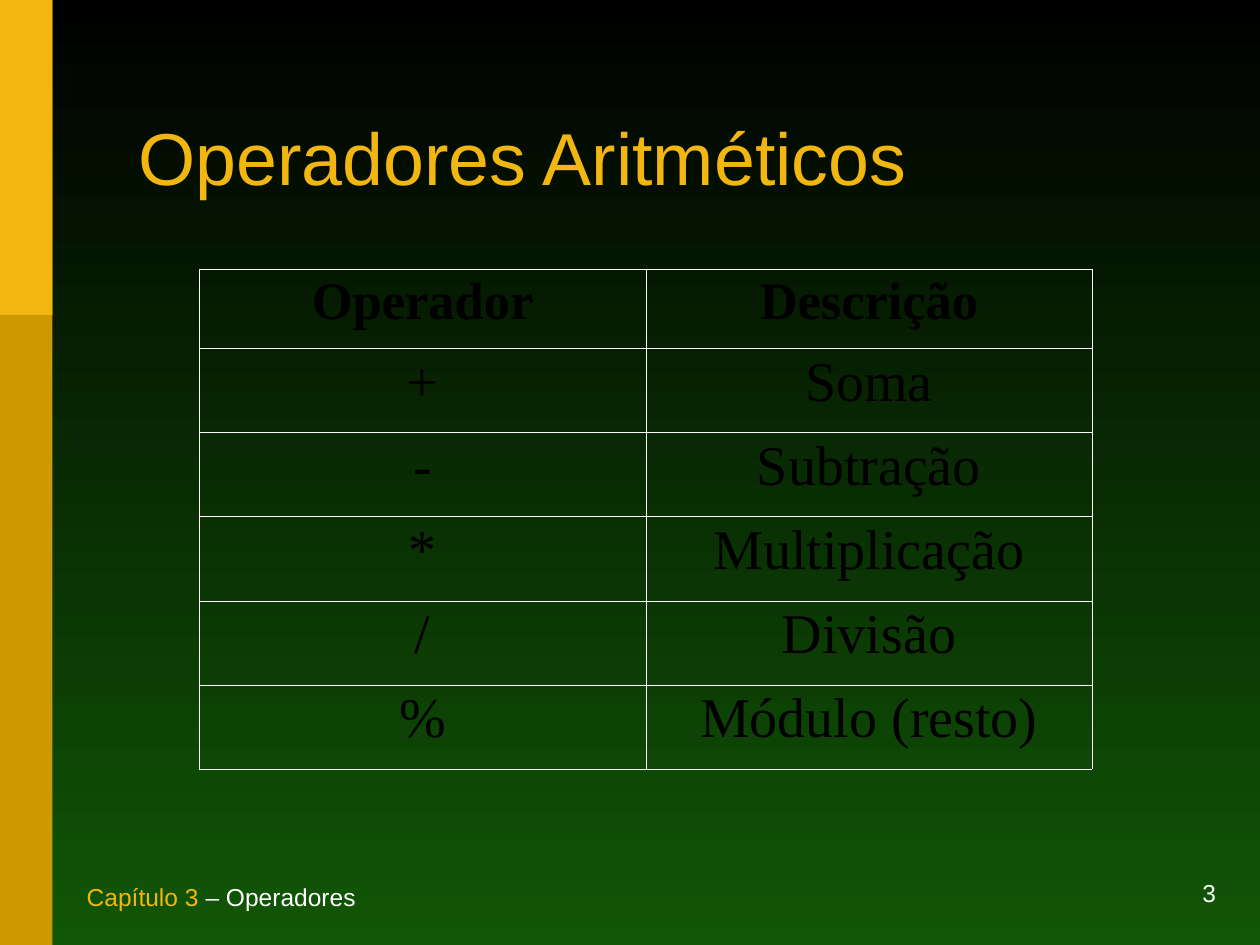
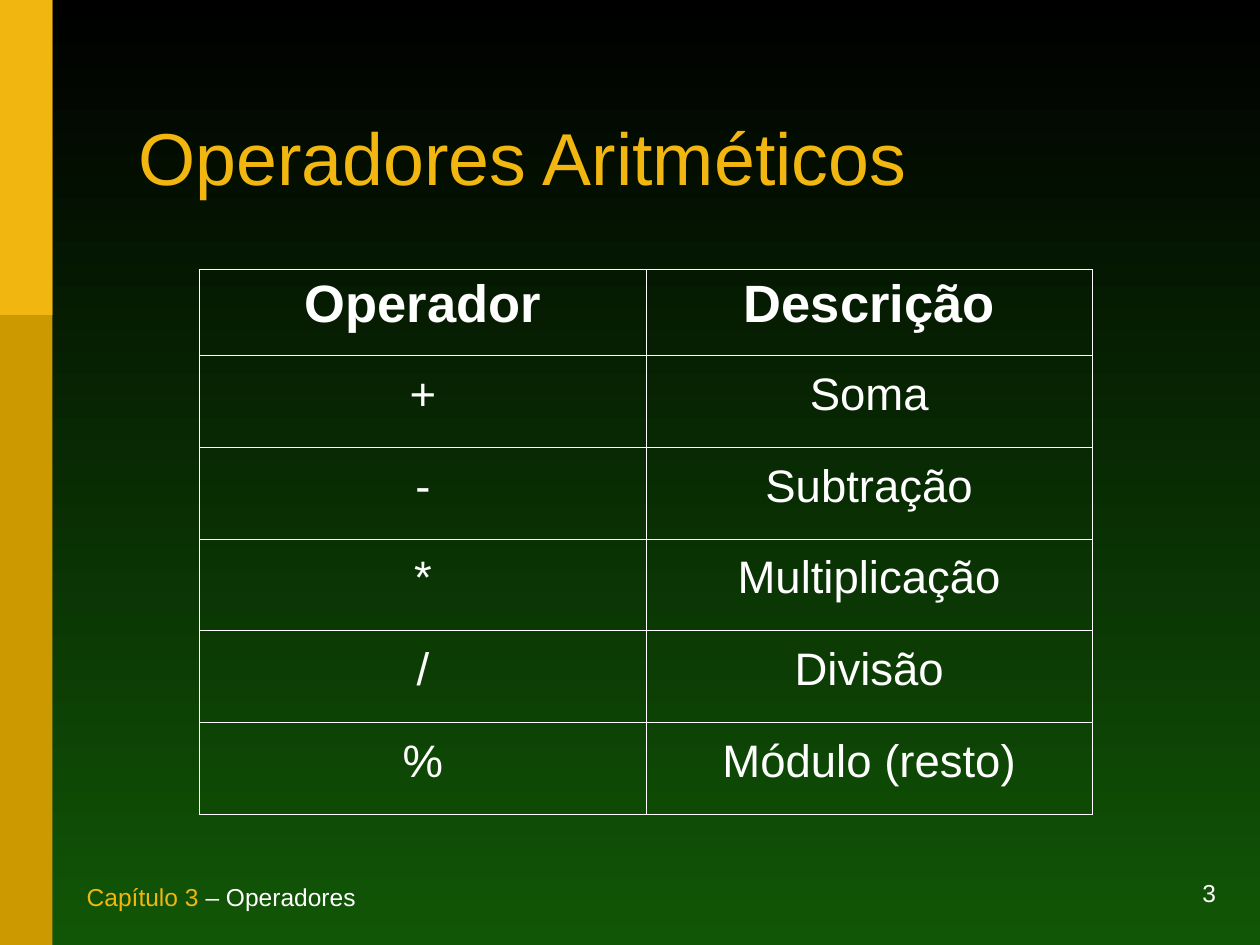
Before and after one commit to duchesqui/slzvieira-training, a slide deck: slide 3 of 1-Java-Programmer-Modulo-I/03.Capitulo03.ppt. Drawn at 1260x945 pixels with LibreOffice and Linux fonts; fonts in the diff are those of the drawing. Boxes give left, top, right and bottom in pixels: in the first picture for what was removed or moved away, otherwise in the second. Text is boxed around its words. In the diff, an @@ line names an element or a change of style, - is before the commit and + after.

```diff
--- a/1-Java-Programmer-Modulo-I/03.Capitulo03.ppt
+++ b/1-Java-Programmer-Modulo-I/03.Capitulo03.ppt
@@ table at [199,270,1091,814] @@
@@ font Times New Roman to Arial, text colour #000000 to #FFFFFF @@
@@ size 32 to 26 pt in "+", "Soma", "-", "Subtração" and 6 more places @@
```
Also in this commit, not shown: 8 other slides changed, 22 other files.
